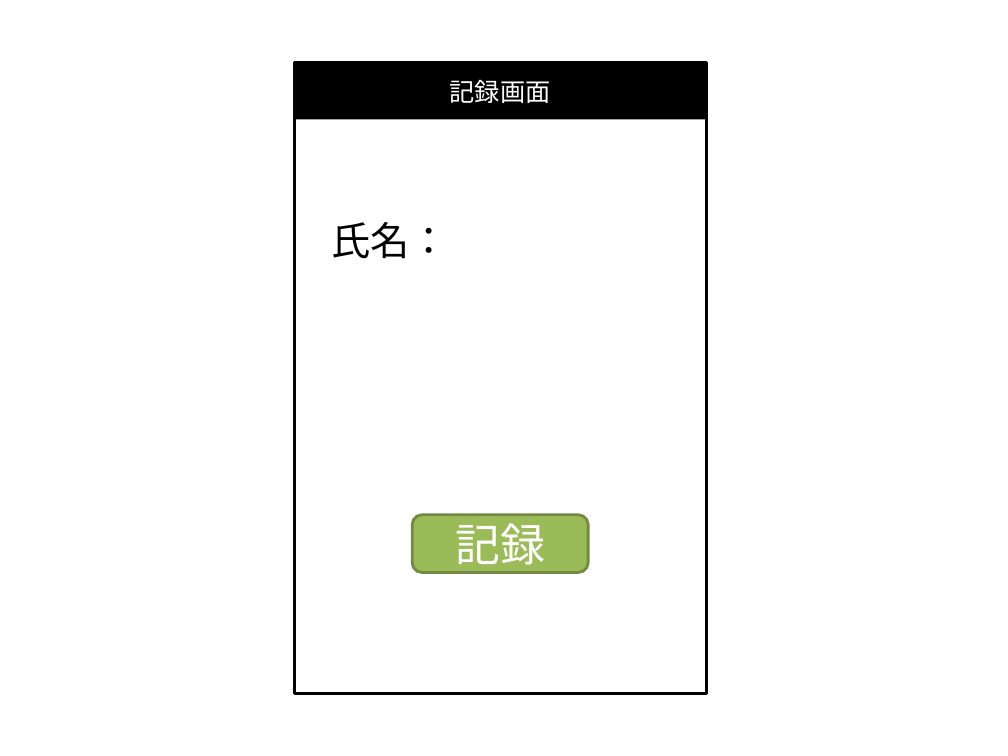
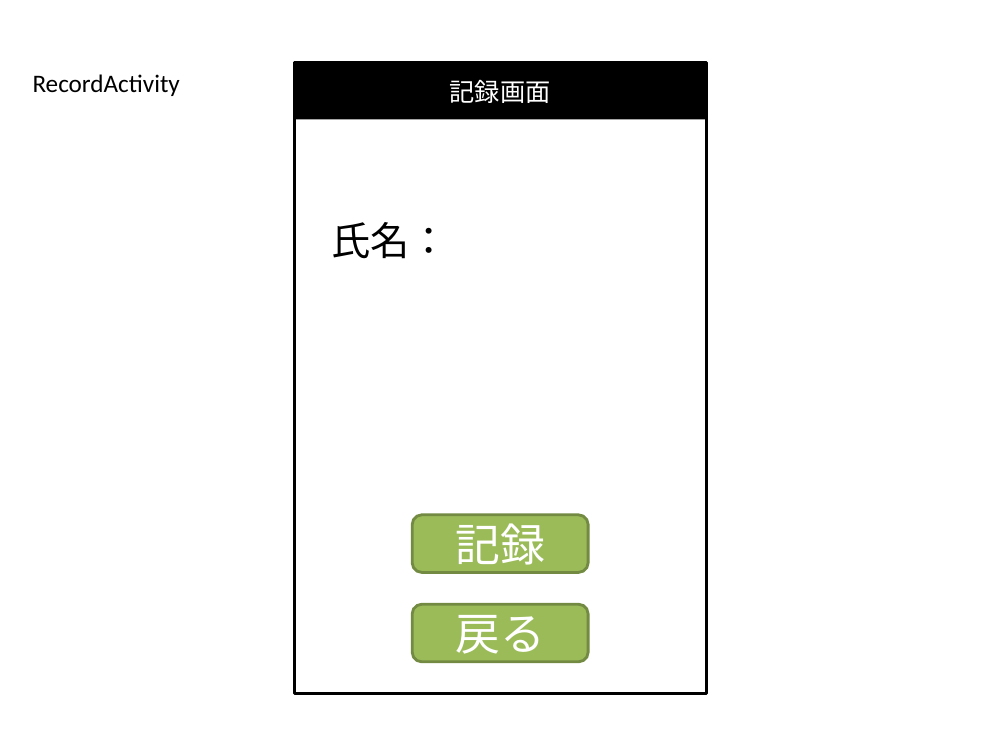
Before and after one commit to MayuOkuda/soba, a slide deck: slide 13 of memo/そばUI2.pptx. Drawn at 1008x756 pixels with LibreOffice and Linux fonts; fonts in the diff are those of the drawing. Boxes give left, top, right and bottom in pixels: in the first picture for what was removed or moved away, otherwise in the second. Text is boxed around its words. In the diff, an @@ line names an element or a change of style, - is before the commit and + after.

```diff
--- a/memo/そばUI2.pptx
+++ b/memo/そばUI2.pptx
@@ text added at (33, 74, 180, 96), 18 pt, text #000000 @@
+RecordActivity
@@ rounded rectangle added at (412, 604, 589, 661), fill #9BBB59, outline #738A42 2 pt, 32 pt, text #FFFFFF @@
+戻る
```
Also in this commit, not shown: 8 other slides changed, 2 slides added.
